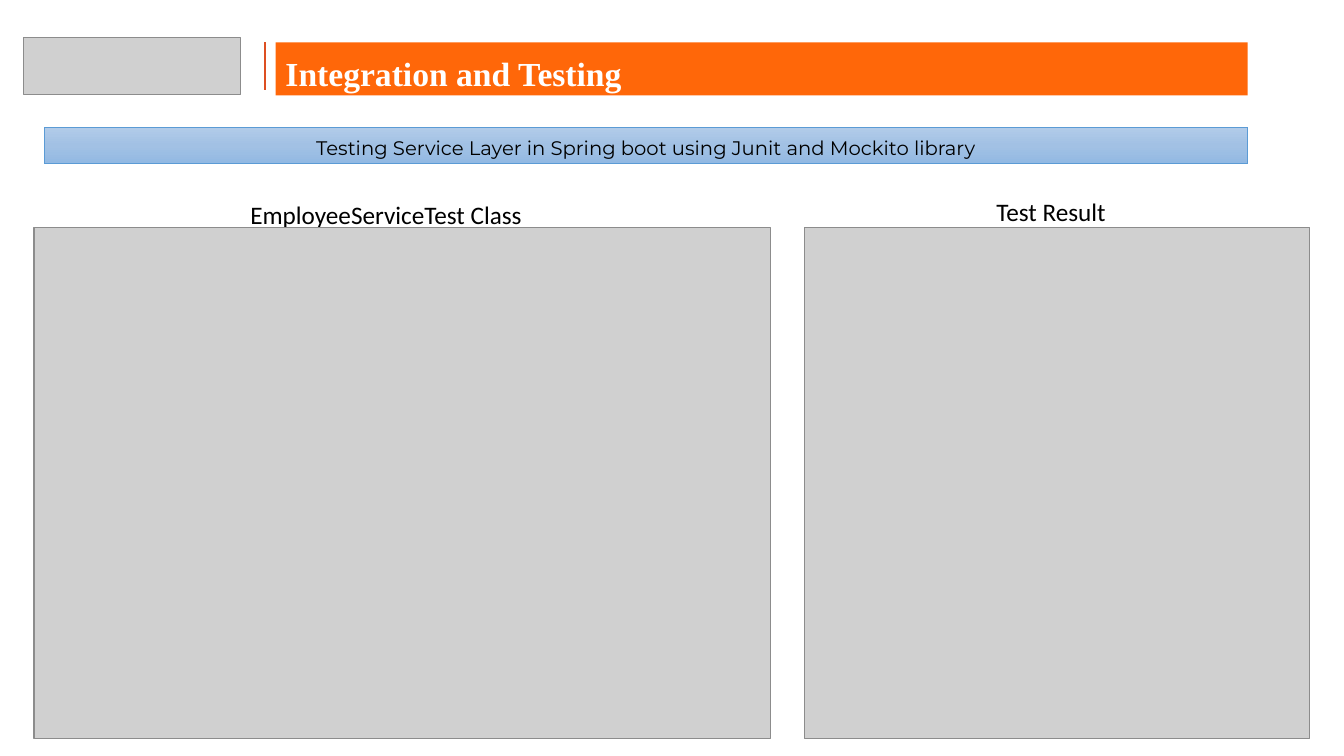
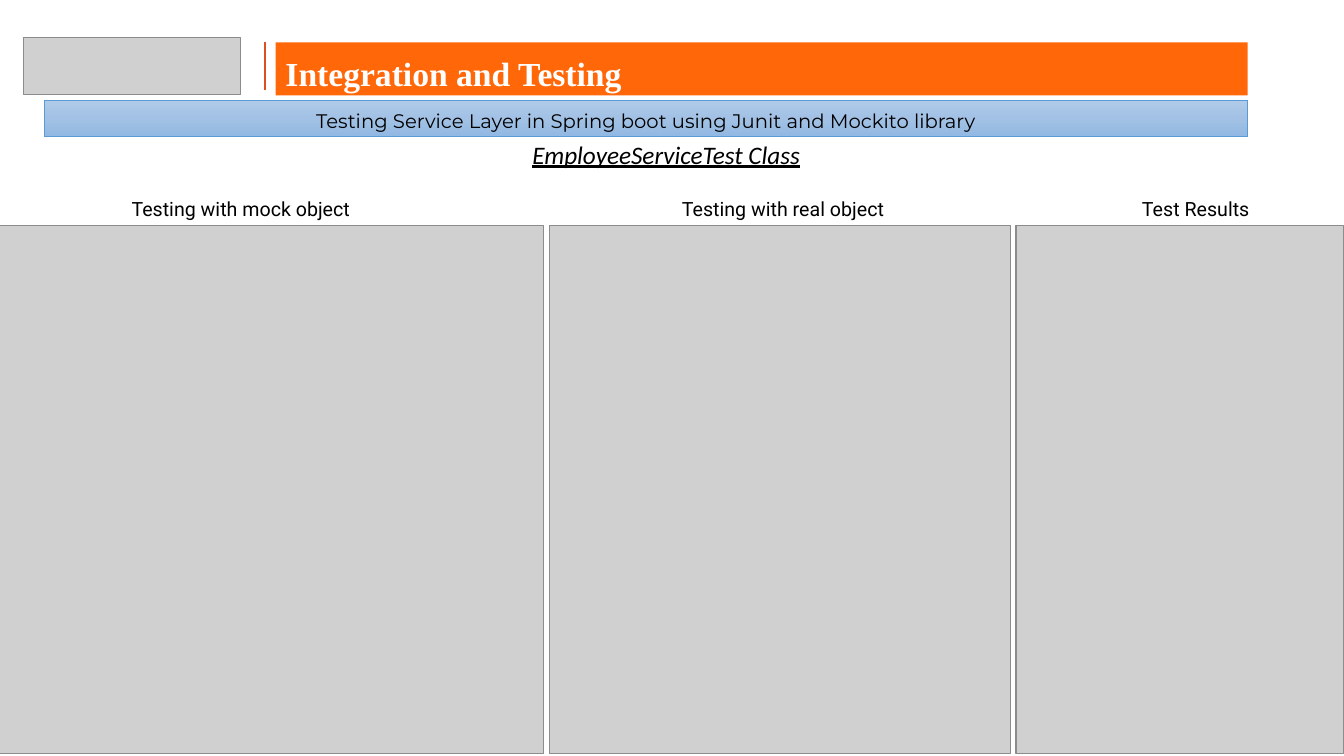
Before and after one commit to Sahilgetjob/Capstone_project_HDFC, a slide deck: slide 14 of Capstone_hdfc.pptx. Drawn at 1344x756 pixels with LibreOffice and Linux fonts; fonts in the diff are those of the drawing; grey boxes stand for pictures; background and template pictures are left out. Boxes give left, top, right and bottom in pixels: in the first picture for what was removed or moved away, otherwise in the second. Text is boxed around its words. In the diff, an @@ line names an element or a change of style, - is before the commit and + after.

Commit message:
making small changes to test class and ppt

```diff
--- a/Capstone_hdfc.pptx
+++ b/Capstone_hdfc.pptx
@@ rectangle "Testing Service Layer in Spring ...": place and size @@
-rectangle "Testing Service Layer in Spring ..." at <box>44,128,1247,164</box>
+rectangle "Testing Service Layer in Spring ..." at <box>44,100,1247,136</box>
@@ text "EmployeeServiceTest Class": place and size @@
-text "EmployeeServiceTest Class" at <box>250,206,522,231</box>
+text "EmployeeServiceTest Class" at <box>532,146,799,168</box>
@@ text "EmployeeServiceTest Class" at <box>532,146,799,168</box>: italic on, underline on @@
@@ text added at <box>132,201,350,220</box>, 14 pt, text #000000 @@
+Testing with mock object
@@ text added at <box>682,201,884,220</box>, 14 pt, text #000000 @@
+Testing with real object
@@ text at <box>1142,201,1250,217</box>: text changed; size 18 to 14 pt; font Calibri to Roboto @@
-Test Result
+Test Results
@@ picture: place and size @@
-picture at <box>34,228,770,739</box>
+picture at <box>0,226,544,754</box>
@@ picture added at <box>549,226,1011,754</box> @@
@@ picture: place and size @@
-picture at <box>805,228,1311,739</box>
+picture at <box>1016,226,1344,754</box>
```
Also in this commit, not shown: 1 other file.
